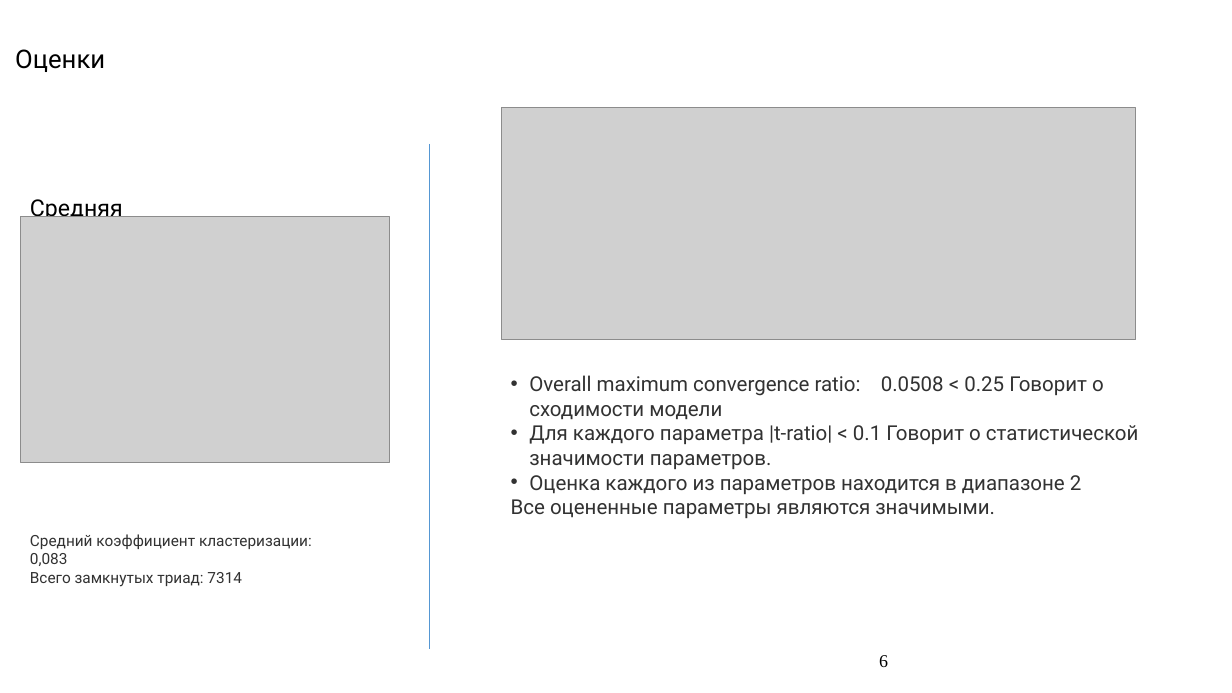
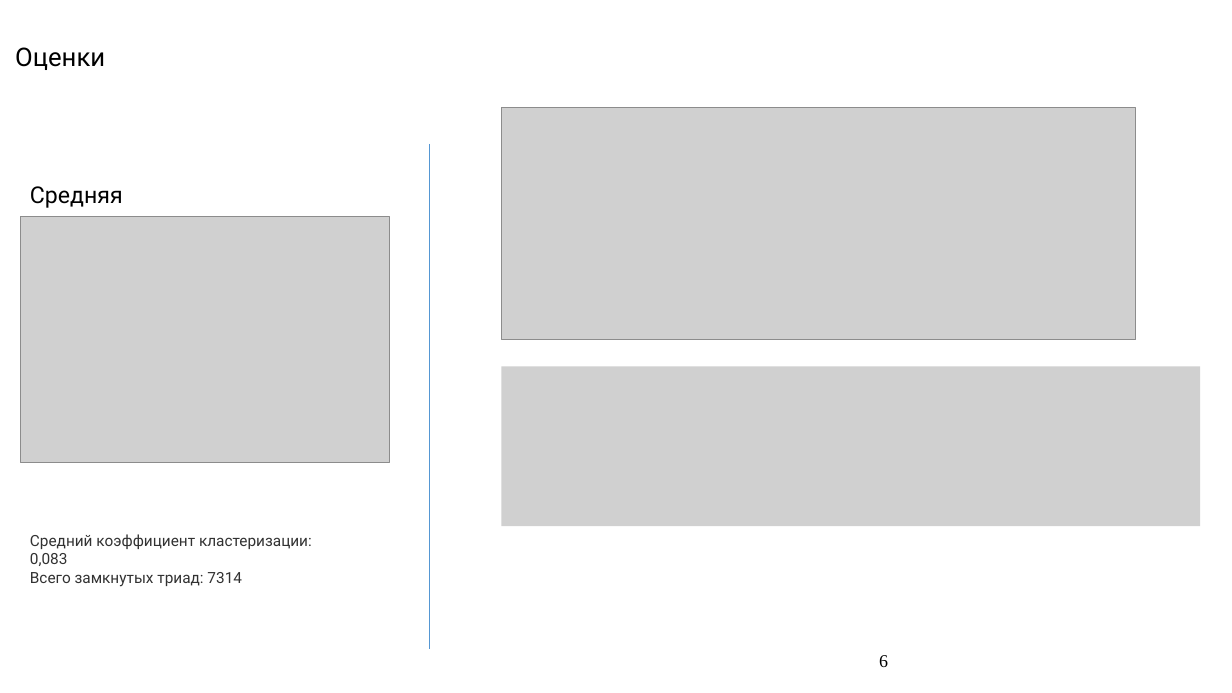
Before and after one commit to Amatikay/TermPaperSlides, a slide deck: slide 6 of SAOM_TermPaper.pptx. Drawn at 1232x693 pixels with LibreOffice and Linux fonts; fonts in the diff are those of the drawing; grey boxes stand for pictures; background and template pictures are left out. Boxes give left, top, right and bottom in pixels: in the first picture for what was removed or moved away, otherwise in the second. Text is boxed around its words. In the diff, an @@ line names an element or a change of style, - is before the commit and + after.

```diff
--- a/SAOM_TermPaper.pptx
+++ b/SAOM_TermPaper.pptx
@@ title "Оценки" at box(15, 47, 105, 70): line spacing 1 to 0.9 @@
@@ text "Средняя степень : 10.555" rewrapped from box(30, 199, 123, 217) to box(30, 186, 180, 235) @@
@@ picture added at box(502, 367, 1201, 527) @@
@@ text removed at box(511, 375, 1138, 518) @@
-• Overall maximum convergence ratio: 0.0508 < 0.25 Говорит о сходимости модели
-• Для каждого параметра |t-ratio| < 0.1 Говорит о статистической значимости параметров.
-• Оценка каждого из параметров находится в диапазоне 2
-Все оцененные параметры являются значимыми.
```
Also in this commit, not shown: 7 other slides changed, 1 slide added, 1 slide removed.
